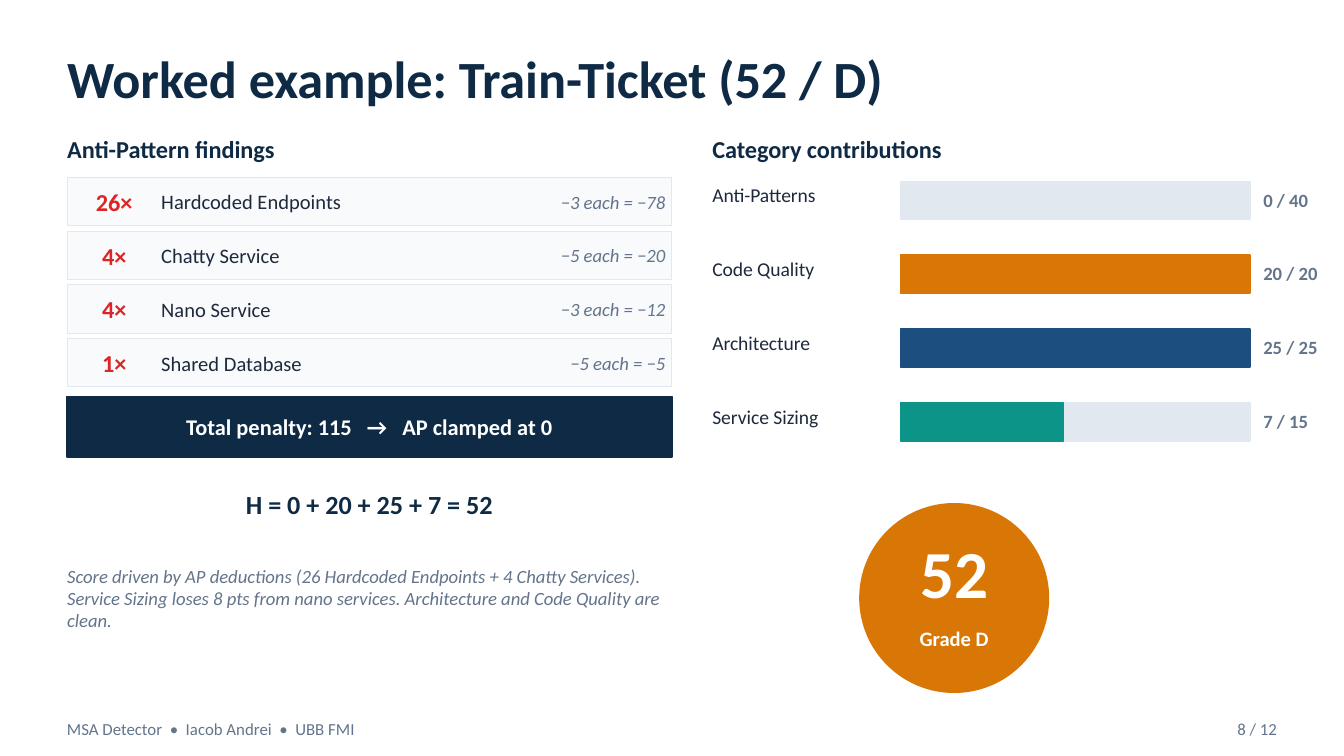
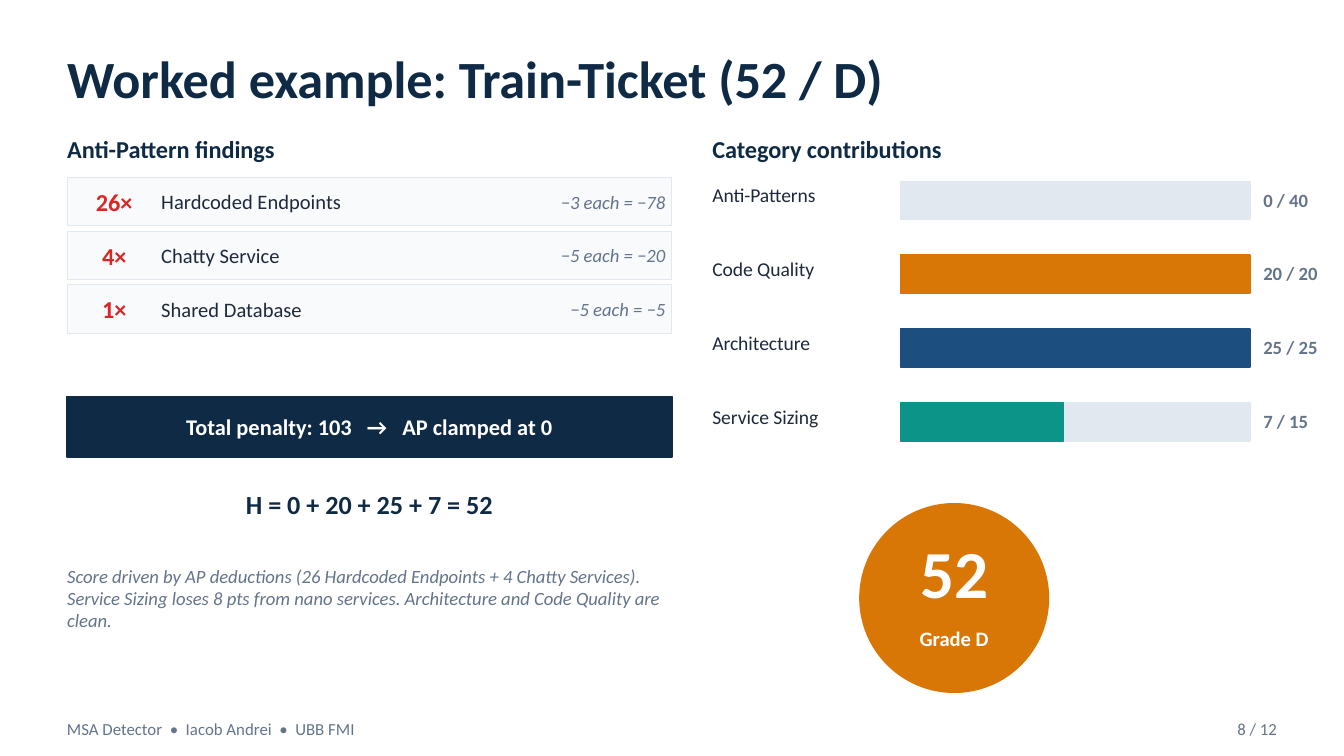
Before and after one commit to andrei45635/dissertation_backend, a slide deck: slide 8 of thesis/presentation/MSA_Detector_Defense.pptx. Drawn at 1344x756 pixels with LibreOffice and Linux fonts; fonts in the diff are those of the drawing. Boxes give left, top, right and bottom in pixels: in the first picture for what was removed or moved away, otherwise in the second. Text is boxed around its words. In the diff, an @@ line names an element or a change of style, - is before the commit and + after.

```diff
--- a/thesis/presentation/MSA_Detector_Defense.pptx
+++ b/thesis/presentation/MSA_Detector_Defense.pptx
@@ 3 texts: place and size @@
-3 texts at (102, 356, 666, 372)
+3 texts at (102, 302, 666, 318)
@@ text removed at (102, 302, 126, 318) @@
-4×
@@ text removed at (161, 303, 271, 317) @@
-Nano Service
@@ text removed at (561, 303, 665, 316) @@
-−3 each = −12
@@ rectangle removed at (67, 339, 672, 387) @@
@@ text at (186, 419, 552, 439): text changed @@
-Total penalty: 115 → AP clamped at 0
+Total penalty: 103 → AP clamped at 0
```
Also in this commit, not shown: 1 other slide changed, 10 other files.
